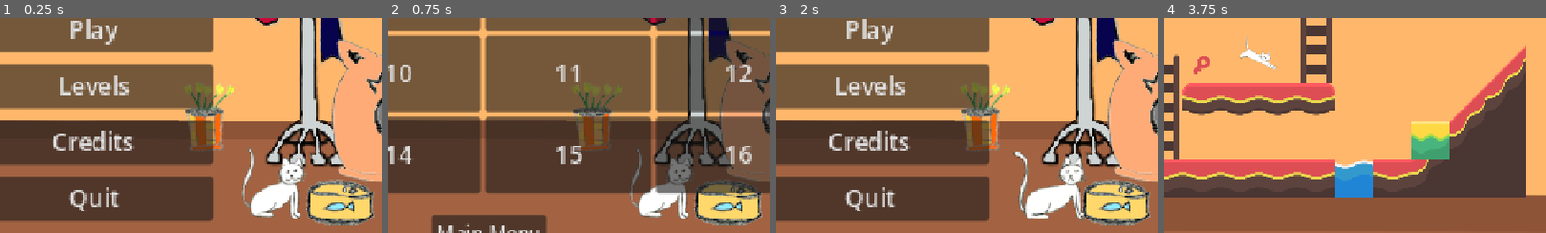
Above: before the commit, frames 1-4 (left to right).
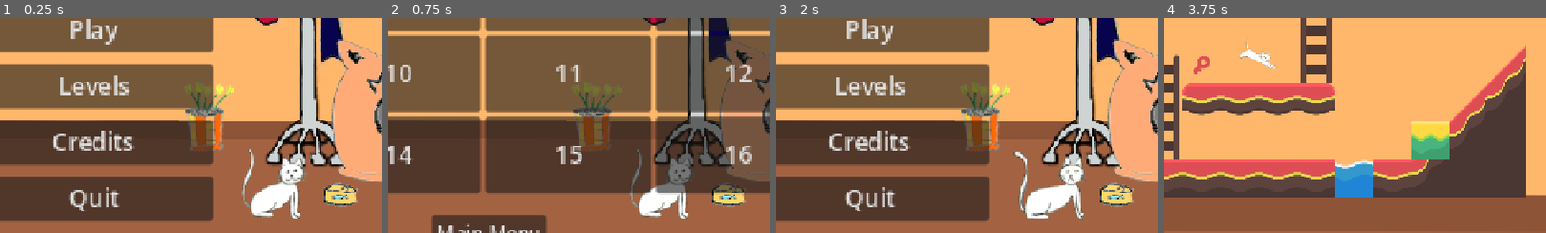
Above: after the commit, the same moments.

Repository: Fantasiel/GameJam25
Game: Godot game, scene res://scenes/menu.tscn
Same seed, same stepped clock (60 frames per second), same inputs: the game is played once before the commit and once after it.
Inputs:
- Up to frame 1 (0.25 s): no input
- Up to frame 2 (0.75 s): click "Levels" at 0.5 s
- Up to frame 3 (2 s): click "Main Menu" at 1.25 s
- Up to frame 4 (3.75 s): click "Credits" at 2 s; click "Main Menu" at 2.75 s; click "Play" at 3.5 s
The pictures show only the part of the screen within x 38-88%, y 44-94%; the shares and areas given below are measured in that part.

The runs differ from the first frame. In frame 1, 3.0% of the frame differs, in the area x 80-98%, y 75-97%; in frame 2, 2.8%; in frame 3, 3.0%; in frame 4, nothing differs.

Commit message:
separate scene for navigation background

Diff:
--- a/scenes/credits.tscn
+++ b/scenes/credits.tscn
@@ -1,36 +1,7 @@
-[gd_scene load_steps=19 format=3 uid="uid://8jqt4bfbky4b"]
+[gd_scene load_steps=3 format=3 uid="uid://8jqt4bfbky4b"]
 
 [ext_resource type="Script" uid="uid://di0abwbof21k7" path="res://scenes/credits.gd" id="1_olp7g"]
-[ext_resource type="Texture2D" uid="uid://bg5edorgq3hrt" path="res://art/Livingroom_1_View.png" id="2_agqj7"]
-[ext_resource type="Texture2D" uid="uid://bo8xwxqad2txg" path="res://art/Livingroom_1.png" id="3_f3h2w"]
-[ext_resource type="Texture2D" uid="uid://bwoeb5cyjhy8j" path="res://art/Furniture/PictureStraight.png" id="4_e4uir"]
-[ext_resource type="Texture2D" uid="uid://dgur122xkv6ks" path="res://art/Furniture/PictureSlanted.png" id="5_g801i"]
-[ext_resource type="Texture2D" uid="uid://ddksu81cji61d" path="res://art/Furniture/CoatHanger.png" id="6_4t8yx"]
-[ext_resource type="Texture2D" uid="uid://dfjqyhvro06dn" path="res://art/Furniture/CatBed1.png" id="7_5hxgf"]
-[ext_resource type="Texture2D" uid="uid://b4x5pm81otpio" path="res://art/Furniture/Lamp.png" id="8_8t73l"]
-[ext_resource type="Texture2D" uid="uid://cr6ivrjrf1srf" path="res://art/Furniture/TunaCan1.png" id="9_u62as"]
-[ext_resource type="Texture2D" uid="uid://bdymqg6075ube" path="res://art/Furniture/Vases/Pant1.png" id="10_gyrtj"]
-[ext_resource type="Texture2D" uid="uid://et251y06xcg5" path="res://art/Furniture/Vases/PlantSmall1.png" id="11_aqilg"]
-[ext_resource type="Texture2D" uid="uid://bc7y5rgpn1kl5" path="res://art/Furniture/Vases/PlantSmall3.png" id="12_ect1l"]
-[ext_resource type="Texture2D" uid="uid://be1lio4h00tud" path="res://art/Furniture/Vases/PlantSmall4.png" id="13_75vm1"]
-[ext_resource type="Texture2D" uid="uid://baehy2r781i22" path="res://art/Furniture/Vases/PlantSmall5.png" id="14_d7c3n"]
-[ext_resource type="Texture2D" uid="uid://bwhbyskqwubph" path="res://art/Furniture/Vases/Vase.png" id="15_u1a4f"]
-[ext_resource type="Texture2D" uid="uid://b0c6brx6gr8jn" path="res://art/cat/Idle/Idle1.png" id="16_d74sn"]
-[ext_resource type="Texture2D" uid="uid://cxdmn4rd4bw5k" path="res://art/cat/Idle/Idle2.png" id="17_y3tsm"]
-
-[sub_resource type="SpriteFrames" id="SpriteFrames_55a8x"]
-animations = [{
-"frames": [{
-"duration": 1.0,
-"texture": ExtResource("16_d74sn")
-}, {
-"duration": 1.0,
-"texture": ExtResource("17_y3tsm")
-}],
-"loop": true,
-"name": &"idle",
-"speed": 2.0
-}]
+[ext_resource type="PackedScene" uid="uid://dxpfbhfdenvk2" path="res://scenes/navigation_background.tscn" id="2_2ckv8"]
 
 [node name="Credits" type="Control"]
 layout_mode = 3
@@ -43,86 +14,7 @@
 grow_vertical = 2
 script = ExtResource("1_olp7g")
 
-[node name="BackgroundMountain" type="TextureRect" parent="."]
-layout_mode = 0
-offset_left = -2507.0
-offset_top = -328.0
-offset_right = 5685.0
-offset_bottom = 1312.0
-scale = Vector2(0.5, 0.5)
-texture = ExtResource("2_agqj7")
-stretch_mode = 2
-
-[node name="BackgroundWall" type="TextureRect" parent="."]
-layout_mode = 0
-offset_left = -1249.0
-offset_top = -224.0
-offset_right = 6943.0
-offset_bottom = 1416.0
-scale = Vector2(0.25, 0.25)
-texture = ExtResource("3_f3h2w")
-stretch_mode = 2
-
-[node name="Decoration" type="Node2D" parent="."]
-
-[node name="PictureStraight" type="Sprite2D" parent="Decoration"]
-position = Vector2(-186, 12)
-texture = ExtResource("4_e4uir")
-
-[node name="PictureSlanted" type="Sprite2D" parent="Decoration"]
-position = Vector2(-185, -37)
-texture = ExtResource("5_g801i")
-
-[node name="CoatHanger" type="Sprite2D" parent="Decoration"]
-position = Vector2(177, -21)
-texture = ExtResource("6_4t8yx")
-
-[node name="CatBed1" type="Sprite2D" parent="Decoration"]
-position = Vector2(260, 51)
-texture = ExtResource("7_5hxgf")
-
-[node name="Lamp" type="Sprite2D" parent="Decoration"]
-position = Vector2(-244, -5)
-texture = ExtResource("8_8t73l")
-
-[node name="TunaCan1" type="Sprite2D" parent="Decoration"]
-position = Vector2(206, 119)
-texture = ExtResource("9_u62as")
-
-[node name="Pant1" type="Sprite2D" parent="Decoration"]
-position = Vector2(-166, 48)
-texture = ExtResource("10_gyrtj")
-
-[node name="PlantSmall1" type="Sprite2D" parent="Decoration"]
-position = Vector2(95, 60)
-texture = ExtResource("11_aqilg")
-
-[node name="PlantSmall3" type="Sprite2D" parent="Decoration"]
-position = Vector2(-288, 57)
-texture = ExtResource("12_ect1l")
-
-[node name="PlantSmall4" type="Sprite2D" parent="Decoration"]
-position = Vector2(-188, 81)
-texture = ExtResource("13_75vm1")
-
-[node name="PlantSmall5" type="Sprite2D" parent="Decoration"]
-position = Vector2(-243, 81)
-texture = ExtResource("14_d7c3n")
-
-[node name="Vase" type="Sprite2D" parent="Decoration"]
-position = Vector2(-98, 64)
-texture = ExtResource("15_u1a4f")
-
-[node name="Idle1" type="Node2D" parent="."]
-position = Vector2(150, 117)
-
-[node name="AnimatedSprite2D" type="AnimatedSprite2D" parent="Idle1"]
-sprite_frames = SubResource("SpriteFrames_55a8x")
-animation = &"idle"
-autoplay = "idle"
-
-[node name="Camera2D" type="Camera2D" parent="."]
-zoom = Vector2(2, 2)
+[node name="NavigationBackground" parent="." instance=ExtResource("2_2ckv8")]
 
 [node name="Container" type="PanelContainer" parent="."]
 layout_mode = 0
--- a/scenes/levels.tscn
+++ b/scenes/levels.tscn
@@ -1,36 +1,7 @@
-[gd_scene load_steps=19 format=3 uid="uid://bbftr36pgi7h4"]
+[gd_scene load_steps=3 format=3 uid="uid://bbftr36pgi7h4"]
 
 [ext_resource type="Script" uid="uid://d0iuve22rod6b" path="res://scenes/levels.gd" id="1_4knel"]
-[ext_resource type="Texture2D" uid="uid://bg5edorgq3hrt" path="res://art/Livingroom_1_View.png" id="2_mnfw1"]
-[ext_resource type="Texture2D" uid="uid://bo8xwxqad2txg" path="res://art/Livingroom_1.png" id="3_ty6mb"]
-[ext_resource type="Texture2D" uid="uid://bwoeb5cyjhy8j" path="res://art/Furniture/PictureStraight.png" id="4_0rm5t"]
-[ext_resource type="Texture2D" uid="uid://dgur122xkv6ks" path="res://art/Furniture/PictureSlanted.png" id="5_xf5mn"]
-[ext_resource type="Texture2D" uid="uid://ddksu81cji61d" path="res://art/Furniture/CoatHanger.png" id="6_clqd7"]
-[ext_resource type="Texture2D" uid="uid://dfjqyhvro06dn" path="res://art/Furniture/CatBed1.png" id="7_6uglv"]
-[ext_resource type="Texture2D" uid="uid://b4x5pm81otpio" path="res://art/Furniture/Lamp.png" id="8_73vgx"]
-[ext_resource type="Texture2D" uid="uid://cr6ivrjrf1srf" path="res://art/Furniture/TunaCan1.png" id="9_1cmd0"]
-[ext_resource type="Texture2D" uid="uid://bdymqg6075ube" path="res://art/Furniture/Vases/Pant1.png" id="10_y860o"]
-[ext_resource type="Texture2D" uid="uid://et251y06xcg5" path="res://art/Furniture/Vases/PlantSmall1.png" id="11_agv7l"]
-[ext_resource type="Texture2D" uid="uid://bc7y5rgpn1kl5" path="res://art/Furniture/Vases/PlantSmall3.png" id="12_l5f4o"]
-[ext_resource type="Texture2D" uid="uid://be1lio4h00tud" path="res://art/Furniture/Vases/PlantSmall4.png" id="13_gkykt"]
-[ext_resource type="Texture2D" uid="uid://baehy2r781i22" path="res://art/Furniture/Vases/PlantSmall5.png" id="14_v6qxd"]
-[ext_resource type="Texture2D" uid="uid://bwhbyskqwubph" path="res://art/Furniture/Vases/Vase.png" id="15_d57it"]
-[ext_resource type="Texture2D" uid="uid://b0c6brx6gr8jn" path="res://art/cat/Idle/Idle1.png" id="16_1mp8j"]
-[ext_resource type="Texture2D" uid="uid://cxdmn4rd4bw5k" path="res://art/cat/Idle/Idle2.png" id="17_5kgwj"]
-
-[sub_resource type="SpriteFrames" id="SpriteFrames_55a8x"]
-animations = [{
-"frames": [{
-"duration": 1.0,
-"texture": ExtResource("16_1mp8j")
-}, {
-"duration": 1.0,
-"texture": ExtResource("17_5kgwj")
-}],
-"loop": true,
-"name": &"idle",
-"speed": 2.0
-}]
+[ext_resource type="PackedScene" uid="uid://dxpfbhfdenvk2" path="res://scenes/navigation_background.tscn" id="2_hk6qi"]
 
 [node name="Levels" type="Control"]
 layout_mode = 3
@@ -43,86 +14,7 @@
 grow_vertical = 2
 script = ExtResource("1_4knel")
 
-[node name="BackgroundMountain" type="TextureRect" parent="."]
-layout_mode = 0
-offset_left = -2507.0
-offset_top = -328.0
-offset_right = 5685.0
-offset_bottom = 1312.0
-scale = Vector2(0.5, 0.5)
-texture = ExtResource("2_mnfw1")
-stretch_mode = 2
-
-[node name="BackgroundWall" type="TextureRect" parent="."]
-layout_mode = 0
-offset_left = -1249.0
-offset_top = -224.0
-offset_right = 6943.0
-offset_bottom = 1416.0
-scale = Vector2(0.25, 0.25)
-texture = ExtResource("3_ty6mb")
-stretch_mode = 2
-
-[node name="Decoration" type="Node2D" parent="."]
-
-[node name="PictureStraight" type="Sprite2D" parent="Decoration"]
-position = Vector2(-186, 12)
-texture = ExtResource("4_0rm5t")
-
-[node name="PictureSlanted" type="Sprite2D" parent="Decoration"]
-position = Vector2(-185, -37)
-texture = ExtResource("5_xf5mn")
-
-[node name="CoatHanger" type="Sprite2D" parent="Decoration"]
-position = Vector2(177, -21)
-texture = ExtResource("6_clqd7")
-
-[node name="CatBed1" type="Sprite2D" parent="Decoration"]
-position = Vector2(260, 51)
-texture = ExtResource("7_6uglv")
-
-[node name="Lamp" type="Sprite2D" parent="Decoration"]
-position = Vector2(-244, -5)
-texture = ExtResource("8_73vgx")
-
-[node name="TunaCan1" type="Sprite2D" parent="Decoration"]
-position = Vector2(206, 119)
-texture = ExtResource("9_1cmd0")
-
-[node name="Pant1" type="Sprite2D" parent="Decoration"]
-position = Vector2(-166, 48)
-texture = ExtResource("10_y860o")
-
-[node name="PlantSmall1" type="Sprite2D" parent="Decoration"]
-position = Vector2(95, 60)
-texture = ExtResource("11_agv7l")
-
-[node name="PlantSmall3" type="Sprite2D" parent="Decoration"]
-position = Vector2(-288, 57)
-texture = ExtResource("12_l5f4o")
-
-[node name="PlantSmall4" type="Sprite2D" parent="Decoration"]
-position = Vector2(-188, 81)
-texture = ExtResource("13_gkykt")
-
-[node name="PlantSmall5" type="Sprite2D" parent="Decoration"]
-position = Vector2(-243, 81)
-texture = ExtResource("14_v6qxd")
-
-[node name="Vase" type="Sprite2D" parent="Decoration"]
-position = Vector2(-98, 64)
-texture = ExtResource("15_d57it")
-
-[node name="Idle1" type="Node2D" parent="."]
-position = Vector2(150, 117)
-
-[node name="AnimatedSprite2D" type="AnimatedSprite2D" parent="Idle1"]
-sprite_frames = SubResource("SpriteFrames_55a8x")
-animation = &"idle"
-autoplay = "idle"
-
-[node name="Camera2D" type="Camera2D" parent="."]
-zoom = Vector2(2, 2)
+[node name="NavigationBackground" parent="." instance=ExtResource("2_hk6qi")]
 
 [node name="GridContainer" type="GridContainer" parent="."]
 layout_mode = 2
--- a/scenes/levels/tutorial.tscn
+++ b/scenes/levels/tutorial.tscn
@@ -426,7 +426,7 @@
 [sub_resource type="RectangleShape2D" id="RectangleShape2D_7ac3l"]
 size = Vector2(610, 61)
 
-[node name="Test" type="Node2D"]
+[node name="Test2" type="Node2D"]
 
 [node name="TileMapLayer" type="TileMapLayer" parent="."]
 tile_map_data = PackedByteArray("AAD//wUAAQAAAAAAAAD+/wUAAQAAAAAAAAD9/wUAAQAAAAAAAAD8/wUAAQAAAAAAAAD7/wUAAQAAAAAAAAD6/w …(240 unchanged characters)…
--- a/scenes/menu.tscn
+++ b/scenes/menu.tscn
@@ -1,36 +1,7 @@
-[gd_scene load_steps=19 format=3 uid="uid://ckg2moxr7otwb"]
+[gd_scene load_steps=3 format=3 uid="uid://ckg2moxr7otwb"]
 
 [ext_resource type="Script" uid="uid://hpnxt3puv1xd" path="res://scripts/menu.gd" id="1_g6gyw"]
-[ext_resource type="Texture2D" uid="uid://bg5edorgq3hrt" path="res://art/Livingroom_1_View.png" id="1_vjb58"]
-[ext_resource type="Texture2D" uid="uid://bo8xwxqad2txg" path="res://art/Livingroom_1.png" id="2_con2f"]
-[ext_resource type="Texture2D" uid="uid://dfjqyhvro06dn" path="res://art/Furniture/CatBed1.png" id="4_4ytvr"]
-[ext_resource type="Texture2D" uid="uid://bwoeb5cyjhy8j" path="res://art/Furniture/PictureStraight.png" id="4_g6gyw"]
-[ext_resource type="Texture2D" uid="uid://ddksu81cji61d" path="res://art/Furniture/CoatHanger.png" id="4_mhnvy"]
-[ext_resource type="Texture2D" uid="uid://dgur122xkv6ks" path="res://art/Furniture/PictureSlanted.png" id="5_3dmrc"]
-[ext_resource type="Texture2D" uid="uid://b4x5pm81otpio" path="res://art/Furniture/Lamp.png" id="5_i42df"]
-[ext_resource type="Texture2D" uid="uid://bdymqg6075ube" path="res://art/Furniture/Vases/Pant1.png" id="9_mxgkd"]
-[ext_resource type="Texture2D" uid="uid://et251y06xcg5" path="res://art/Furniture/Vases/PlantSmall1.png" id="10_g6gyw"]
-[ext_resource type="Texture2D" uid="uid://bc7y5rgpn1kl5" path="res://art/Furniture/Vases/PlantSmall3.png" id="11_3dmrc"]
-[ext_resource type="Texture2D" uid="uid://be1lio4h00tud" path="res://art/Furniture/Vases/PlantSmall4.png" id="12_81l6r"]
-[ext_resource type="Texture2D" uid="uid://cr6ivrjrf1srf" path="res://art/Furniture/TunaCan1.png" id="13_fy8yy"]
-[ext_resource type="Texture2D" uid="uid://baehy2r781i22" path="res://art/Furniture/Vases/PlantSmall5.png" id="13_rsfmq"]
-[ext_resource type="Texture2D" uid="uid://bwhbyskqwubph" path="res://art/Furniture/Vases/Vase.png" id="14_oi1it"]
-[ext_resource type="Texture2D" uid="uid://b0c6brx6gr8jn" path="res://art/cat/Idle/Idle1.png" id="15_7jp70"]
-[ext_resource type="Texture2D" uid="uid://cxdmn4rd4bw5k" path="res://art/cat/Idle/Idle2.png" id="17_3dmrc"]
-
-[sub_resource type="SpriteFrames" id="SpriteFrames_55a8x"]
-animations = [{
-"frames": [{
-"duration": 1.0,
-"texture": ExtResource("15_7jp70")
-}, {
-"duration": 1.0,
-"texture": ExtResource("17_3dmrc")
-}],
-"loop": true,
-"name": &"idle",
-"speed": 2.0
-}]
+[ext_resource type="PackedScene" uid="uid://dxpfbhfdenvk2" path="res://scenes/navigation_background.tscn" id="2_vjb58"]
 
 [node name="Menu" type="Control"]
 layout_mode = 3
@@ -43,75 +14,7 @@
 grow_vertical = 2
 script = ExtResource("1_g6gyw")
 
-[node name="BackgroundMountain" type="TextureRect" parent="."]
-layout_mode = 0
-offset_left = -2507.0
-offset_top = -328.0
-offset_right = 5685.0
-offset_bottom = 1312.0
-scale = Vector2(0.5, 0.5)
-texture = ExtResource("1_vjb58")
-stretch_mode = 2
-
-[node name="BackgroundWall" type="TextureRect" parent="."]
-layout_mode = 0
-offset_left = -1249.0
-offset_top = -224.0
-offset_right = 6943.0
-offset_bottom = 1416.0
-scale = Vector2(0.25, 0.25)
-texture = ExtResource("2_con2f")
-stretch_mode = 2
-
-[node name="Decoration" type="Node2D" parent="."]
-
-[node name="PictureStraight" type="Sprite2D" parent="Decoration"]
-position = Vector2(-186, 12)
-texture = ExtResource("4_g6gyw")
-
-[node name="PictureSlanted" type="Sprite2D" parent="Decoration"]
-position = Vector2(-185, -37)
-texture = ExtResource("5_3dmrc")
-
-[node name="CoatHanger" type="Sprite2D" parent="Decoration"]
-position = Vector2(177, -21)
-texture = ExtResource("4_mhnvy")
-
-[node name="CatBed1" type="Sprite2D" parent="Decoration"]
-position = Vector2(260, 51)
-texture = ExtResource("4_4ytvr")
-
-[node name="Lamp" type="Sprite2D" parent="Decoration"]
-position = Vector2(-244, -5)
-texture = ExtResource("5_i42df")
-
-[node name="TunaCan1" type="Sprite2D" parent="Decoration"]
-position = Vector2(206, 119)
-texture = ExtResource("13_fy8yy")
-
-[node name="Pant1" type="Sprite2D" parent="Decoration"]
-position = Vector2(-166, 48)
-texture = ExtResource("9_mxgkd")
-
-[node name="PlantSmall1" type="Sprite2D" parent="Decoration"]
-position = Vector2(95, 60)
-texture = ExtResource("10_g6gyw")
-
-[node name="PlantSmall3" type="Sprite2D" parent="Decoration"]
-position = Vector2(-288, 57)
-texture = ExtResource("11_3dmrc")
-
-[node name="PlantSmall4" type="Sprite2D" parent="Decoration"]
-position = Vector2(-188, 81)
-texture = ExtResource("12_81l6r")
-
-[node name="PlantSmall5" type="Sprite2D" parent="Decoration"]
-position = Vector2(-243, 81)
-texture = ExtResource("13_rsfmq")
-
-[node name="Vase" type="Sprite2D" parent="Decoration"]
-position = Vector2(-98, 64)
-texture = ExtResource("14_oi1it")
+[node name="NavigationBackground" parent="." instance=ExtResource("2_vjb58")]
 
 [node name="GridContainer" type="GridContainer" parent="."]
 layout_mode = 1
@@ -151,17 +54,6 @@
 theme_override_font_sizes/font_size = 20
 text = "Quit"
 
-[node name="Idle1" type="Node2D" parent="."]
-position = Vector2(150, 117)
-
-[node name="AnimatedSprite2D" type="AnimatedSprite2D" parent="Idle1"]
-sprite_frames = SubResource("SpriteFrames_55a8x")
-animation = &"idle"
-autoplay = "idle"
-
-[node name="Camera2D" type="Camera2D" parent="."]
-zoom = Vector2(2, 2)
-
 [connection signal="pressed" from="GridContainer/Play" to="." method="_on_play_pressed"]
 [connection signal="pressed" from="GridContainer/Levels" to="." method="_on_levels_pressed"]
 [connection signal="pressed" from="GridContainer/Credits" to="." method="_on_credits_pressed"]
--- /dev/null
+++ b/scenes/navigation_background.tscn
@@ -0,0 +1,114 @@
+[gd_scene load_steps=18 format=3 uid="uid://dxpfbhfdenvk2"]
+
+[ext_resource type="Texture2D" uid="uid://bg5edorgq3hrt" path="res://art/Livingroom_1_View.png" id="1_kfkpi"]
+[ext_resource type="Texture2D" uid="uid://bo8xwxqad2txg" path="res://art/Livingroom_1.png" id="2_vy7qr"]
+[ext_resource type="Texture2D" uid="uid://bwoeb5cyjhy8j" path="res://art/Furniture/PictureStraight.png" id="3_2mmfi"]
+[ext_resource type="Texture2D" uid="uid://dgur122xkv6ks" path="res://art/Furniture/PictureSlanted.png" id="4_na6go"]
+[ext_resource type="Texture2D" uid="uid://ddksu81cji61d" path="res://art/Furniture/CoatHanger.png" id="5_wrdch"]
+[ext_resource type="Texture2D" uid="uid://dfjqyhvro06dn" path="res://art/Furniture/CatBed1.png" id="6_b5gs5"]
+[ext_resource type="Texture2D" uid="uid://b4x5pm81otpio" path="res://art/Furniture/Lamp.png" id="7_ax4ji"]
+[ext_resource type="Texture2D" uid="uid://cr6ivrjrf1srf" path="res://art/Furniture/TunaCan1.png" id="8_sa4cb"]
+[ext_resource type="Texture2D" uid="uid://bdymqg6075ube" path="res://art/Furniture/Vases/Pant1.png" id="9_770ww"]
+[ext_resource type="Texture2D" uid="uid://et251y06xcg5" path="res://art/Furniture/Vases/PlantSmall1.png" id="10_shwxm"]
+[ext_resource type="Texture2D" uid="uid://bc7y5rgpn1kl5" path="res://art/Furniture/Vases/PlantSmall3.png" id="11_14031"]
+[ext_resource type="Texture2D" uid="uid://be1lio4h00tud" path="res://art/Furniture/Vases/PlantSmall4.png" id="12_mbk0q"]
+[ext_resource type="Texture2D" uid="uid://baehy2r781i22" path="res://art/Furniture/Vases/PlantSmall5.png" id="13_g4g2a"]
+[ext_resource type="Texture2D" uid="uid://bwhbyskqwubph" path="res://art/Furniture/Vases/Vase.png" id="14_n6uuj"]
+[ext_resource type="Texture2D" uid="uid://b0c6brx6gr8jn" path="res://art/cat/Idle/Idle1.png" id="15_7ecdw"]
+[ext_resource type="Texture2D" uid="uid://cxdmn4rd4bw5k" path="res://art/cat/Idle/Idle2.png" id="16_ahd8d"]
+
+[sub_resource type="SpriteFrames" id="SpriteFrames_55a8x"]
+animations = [{
+"frames": [{
+"duration": 1.0,
+"texture": ExtResource("15_7ecdw")
+}, {
+"duration": 1.0,
+"texture": ExtResource("16_ahd8d")
+}],
+"loop": true,
+"name": &"idle",
+"speed": 2.0
+}]
+
+[node name="NavigationBackground" type="Node2D"]
+
+[node name="BackgroundMountain" type="TextureRect" parent="."]
+offset_left = -2507.0
+offset_top = -328.0
+offset_right = 5685.0
+offset_bottom = 1312.0
+scale = Vector2(0.5, 0.5)
+texture = ExtResource("1_kfkpi")
+stretch_mode = 2
+
+[node name="BackgroundWall" type="TextureRect" parent="."]
+offset_left = -1249.0
+offset_top = -224.0
+offset_right = 6943.0
+offset_bottom = 1416.0
+scale = Vector2(0.25, 0.25)
+texture = ExtResource("2_vy7qr")
+stretch_mode = 2
+
+[node name="Decoration" type="Node2D" parent="."]
+
+[node name="PictureStraight" type="Sprite2D" parent="Decoration"]
+position = Vector2(-186, 12)
+texture = ExtResource("3_2mmfi")
+
+[node name="PictureSlanted" type="Sprite2D" parent="Decoration"]
+position = Vector2(-185, -37)
+texture = ExtResource("4_na6go")
+
+[node name="CoatHanger" type="Sprite2D" parent="Decoration"]
+position = Vector2(177, -21)
+texture = ExtResource("5_wrdch")
+
+[node name="CatBed1" type="Sprite2D" parent="Decoration"]
+position = Vector2(260, 51)
+texture = ExtResource("6_b5gs5")
+
+[node name="Lamp" type="Sprite2D" parent="Decoration"]
+position = Vector2(-244, -5)
+texture = ExtResource("7_ax4ji")
+
+[node name="TunaCan1" type="Sprite2D" parent="Decoration"]
+position = Vector2(206, 119)
+scale = Vector2(0.5, 0.5)
+texture = ExtResource("8_sa4cb")
+
+[node name="Pant1" type="Sprite2D" parent="Decoration"]
+position = Vector2(-166, 48)
+texture = ExtResource("9_770ww")
+
+[node name="PlantSmall1" type="Sprite2D" parent="Decoration"]
+position = Vector2(95, 60)
+texture = ExtResource("10_shwxm")
+
+[node name="PlantSmall3" type="Sprite2D" parent="Decoration"]
+position = Vector2(-288, 57)
+texture = ExtResource("11_14031")
+
+[node name="PlantSmall4" type="Sprite2D" parent="Decoration"]
+position = Vector2(-188, 81)
+texture = ExtResource("12_mbk0q")
+
+[node name="PlantSmall5" type="Sprite2D" parent="Decoration"]
+position = Vector2(-243, 81)
+texture = ExtResource("13_g4g2a")
+
+[node name="Vase" type="Sprite2D" parent="Decoration"]
+position = Vector2(-98, 64)
+texture = ExtResource("14_n6uuj")
+
+[node name="Idle1" type="Node2D" parent="."]
+position = Vector2(150, 117)
+
+[node name="AnimatedSprite2D" type="AnimatedSprite2D" parent="Idle1"]
+sprite_frames = SubResource("SpriteFrames_55a8x")
+animation = &"idle"
+autoplay = "idle"
+
+[node name="Camera2D" type="Camera2D" parent="."]
+zoom = Vector2(2, 2)
